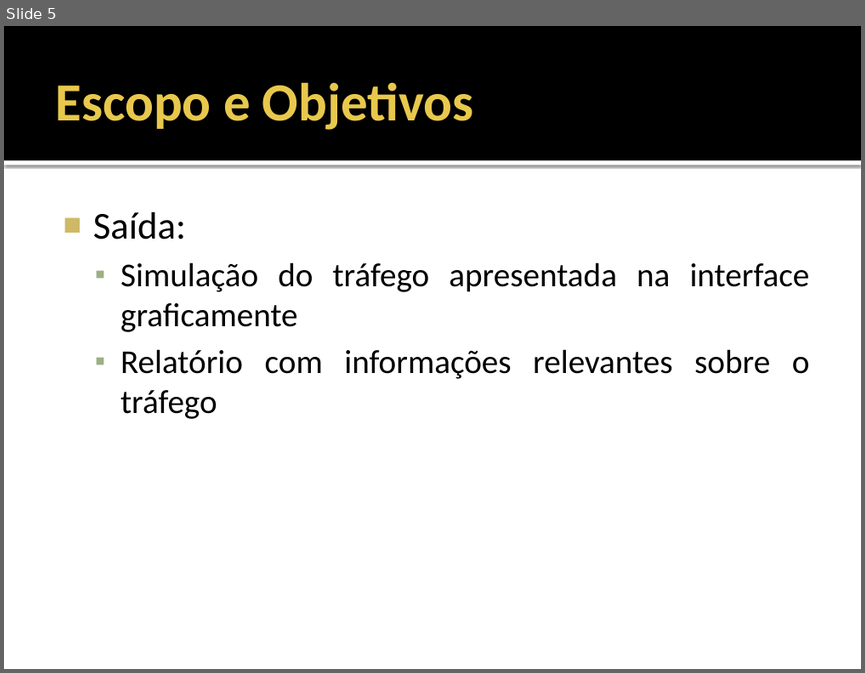
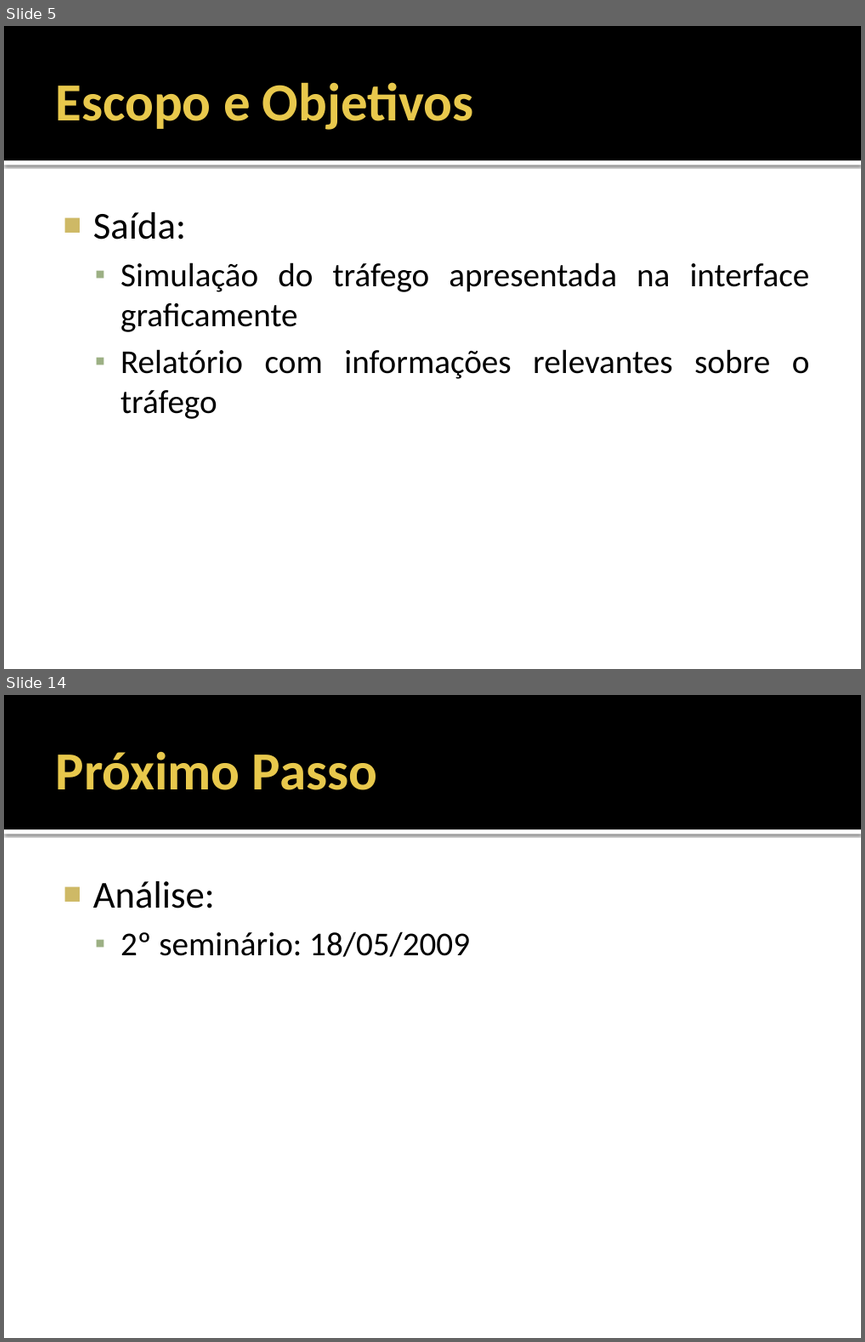
Before and after one commit to fchirigati/rota, a slide deck: Documentação/Planejamento/Apresentação.pptx. Shown one above the other, each under a label of ours: slide 5 before the commit, slides 5 and 14 after it; the slides between them are not shown. The pictures are 865x673 and 865x1342 pixels, drawn with LibreOffice and Linux fonts; fonts in the diff are those of the drawing. Boxes give left, top, right and bottom in pixels: in the first picture for what was removed or moved away, otherwise in the second. Text is boxed around its words. In the diff, an @@ line names an element or a change of style, - is before the commit and + after.

```diff
--- a/Documentação/Planejamento/Apresentação.pptx
+++ b/Documentação/Planejamento/Apresentação.pptx
@@ slide 14 added at (x1=4, y1=695, x2=861, y2=1338), background #FFFFFF; not listed: 2 template elements that a slide beside it also shows @@
@@ title added at (x1=55, y1=751, x2=377, y2=790), 45 pt, text #E8C84C, bold @@
+Próximo Passo
@@ text added at (x1=93, y1=881, x2=470, y2=957), 28 pt, text #000000 @@
+■ Análise:
+  ▪ 2º seminário: 18/05/2009
```
Also in this commit, not shown: 5 slides changed, 8 other slides added, 2 other files.
